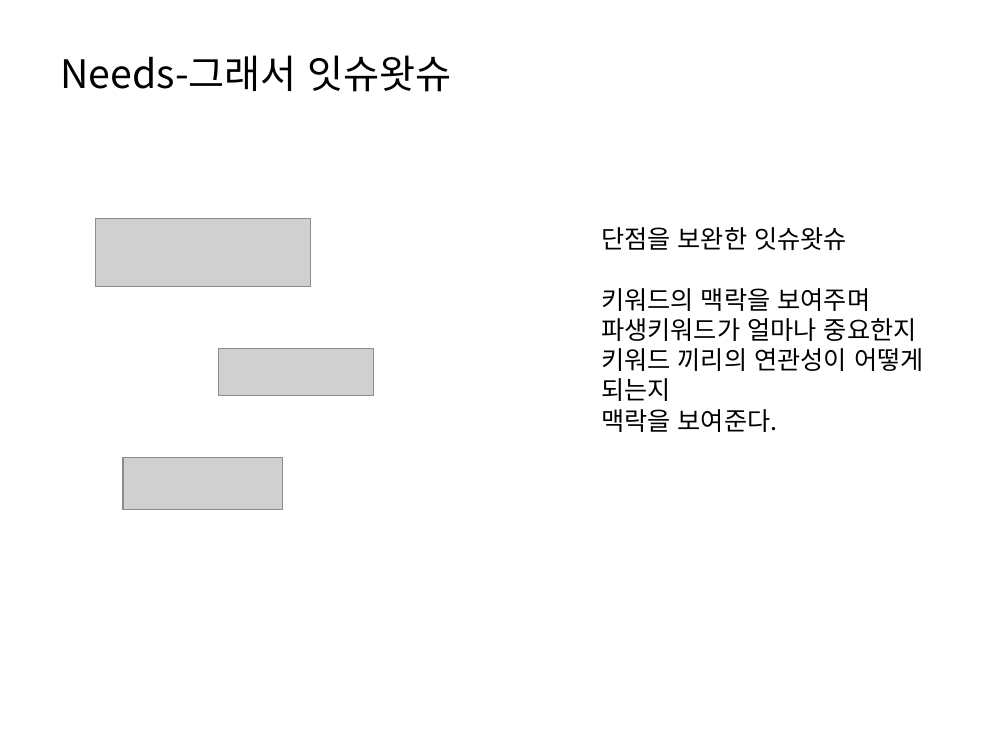
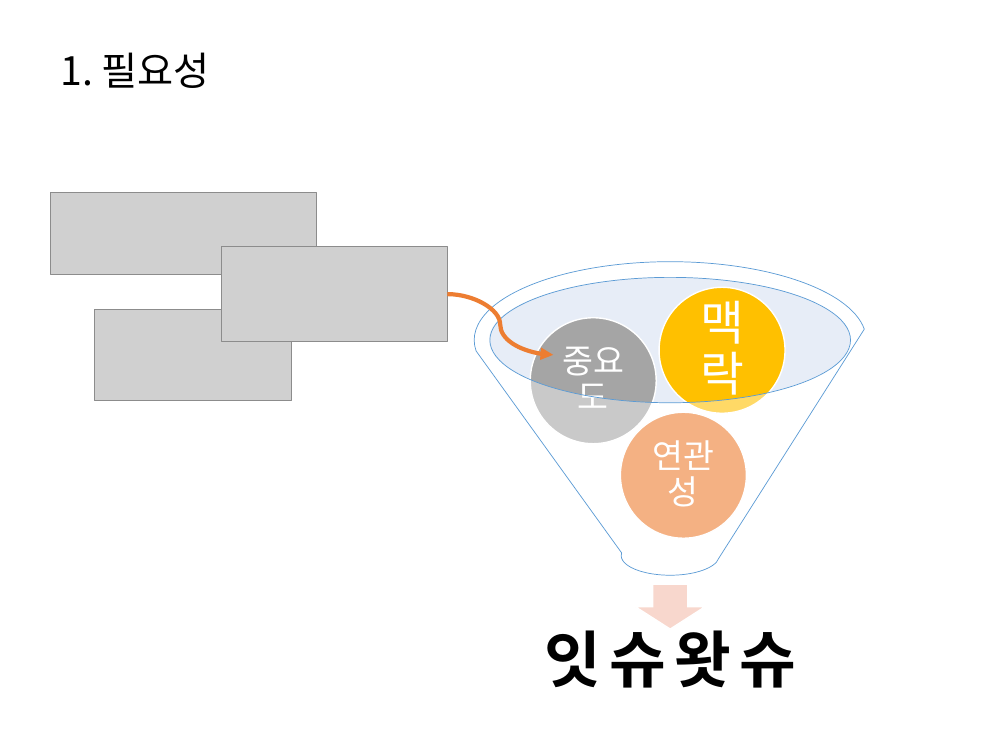
Before and after one commit to HaYongdae/issuewhatshow, a slide deck: slide 5 of doc/최종 PPT.pptx. Drawn at 1008x756 pixels with LibreOffice and Linux fonts; fonts in the diff are those of the drawing; grey boxes stand for pictures. Boxes give left, top, right and bottom in pixels: in the first picture for what was removed or moved away, otherwise in the second. Text is boxed around its words. In the diff, an @@ line names an element or a change of style, - is before the commit and + after.

```diff
--- a/doc/최종 PPT.pptx
+++ b/doc/최종 PPT.pptx
@@ title at (60,52,210,88): text changed @@
-Needs-그래서 잇슈왓슈
+1. 필요성
@@ picture: place and size @@
-picture at (95,219,310,287)
+picture at (50,193,317,274)
@@ text removed at (601,227,924,432) @@
-단점을 보완한 잇슈왓슈
-키워드의 맥락을 보여주며
-파생키워드가 얼마나 중요한지
-키워드 끼리의 연관성이 어떻게
-되는지
-맥락을 보여준다.
@@ picture: place and size @@
-picture at (219,349,374,395)
+picture at (221,247,447,342)
@@ group added at (474,262,866,688): 4 ellipses, 4 texts, 1 down arrow, 1 funnel @@
+잇슈왓슈
+연관성
+중요도
+맥락
@@ curved arrow added from (448, 294) to (553, 355), #ED7D31 3 pt @@
@@ picture: place and size @@
-picture at (123,458,282,510)
+picture at (94,309,291,401)
```
Also in this commit, not shown: 21 other slides changed, 1 slide added, 1 slide removed.
